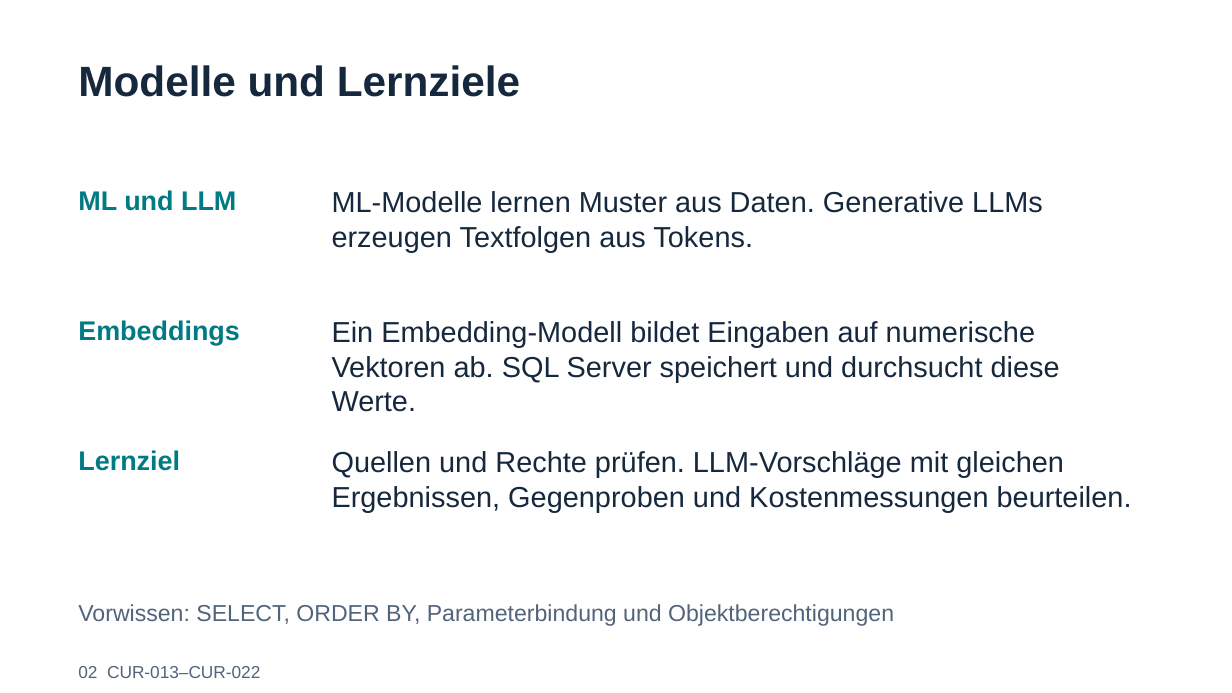
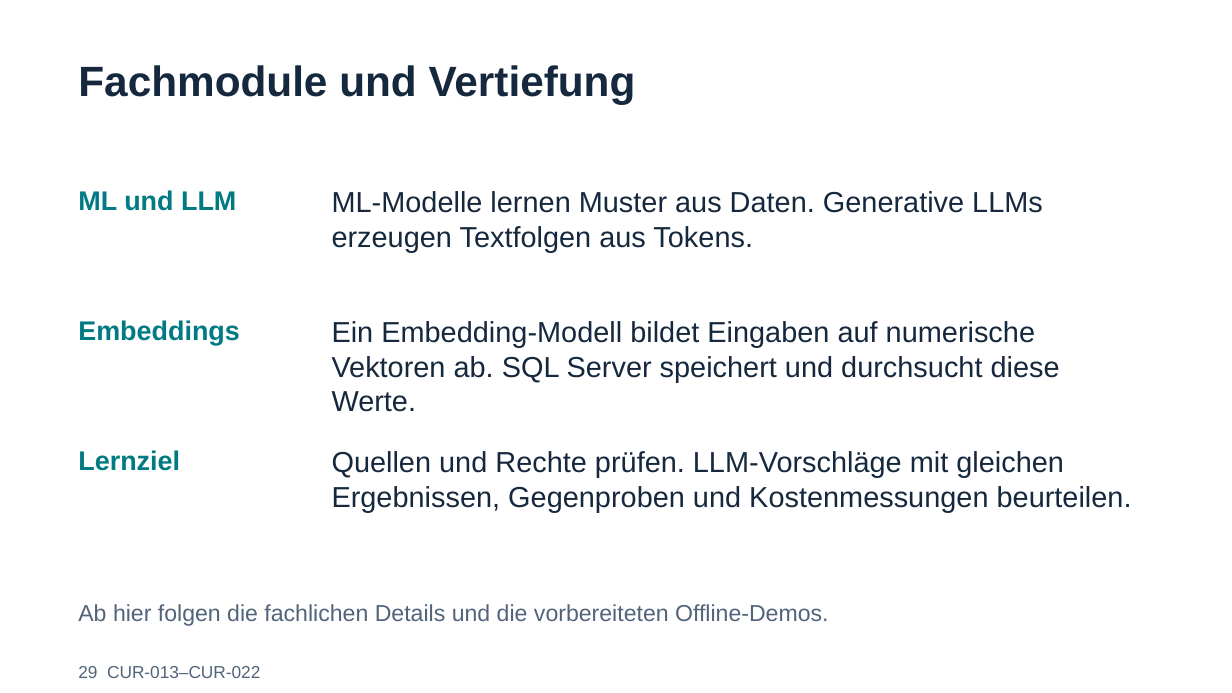
Before and after one commit to gecompat/SQL_PerformanceSchulung, a slide deck: slide 29 of Presentations/SQL_Server_2025_KI.pptx (slide 2 before the commit). Drawn at 1232x693 pixels with LibreOffice and Linux fonts; fonts in the diff are those of the drawing. Boxes give left, top, right and bottom in pixels: in the first picture for what was removed or moved away, otherwise in the second. Text is boxed around its words. In the diff, an @@ line names an element or a change of style, - is before the commit and + after.

```diff
--- a/Presentations/SQL_Server_2025_KI.pptx
+++ b/Presentations/SQL_Server_2025_KI.pptx
@@ text at (78, 65, 636, 105): text changed @@
-Modelle und Lernziele
+Fachmodule und Vertiefung
@@ text at (78, 604, 829, 626): text changed @@
-Vorwissen: SELECT, ORDER BY, Parameterbindung und Objektberechtigungen
+Ab hier folgen die fachlichen Details und die vorbereiteten Offline-Demos.
@@ text at (78, 666, 260, 678): text changed @@
-02 CUR-013–CUR-022
+29 CUR-013–CUR-022
```
Also in this commit, not shown: 32 other slides changed, 28 slides added, 1 slide removed, 8 other files.
